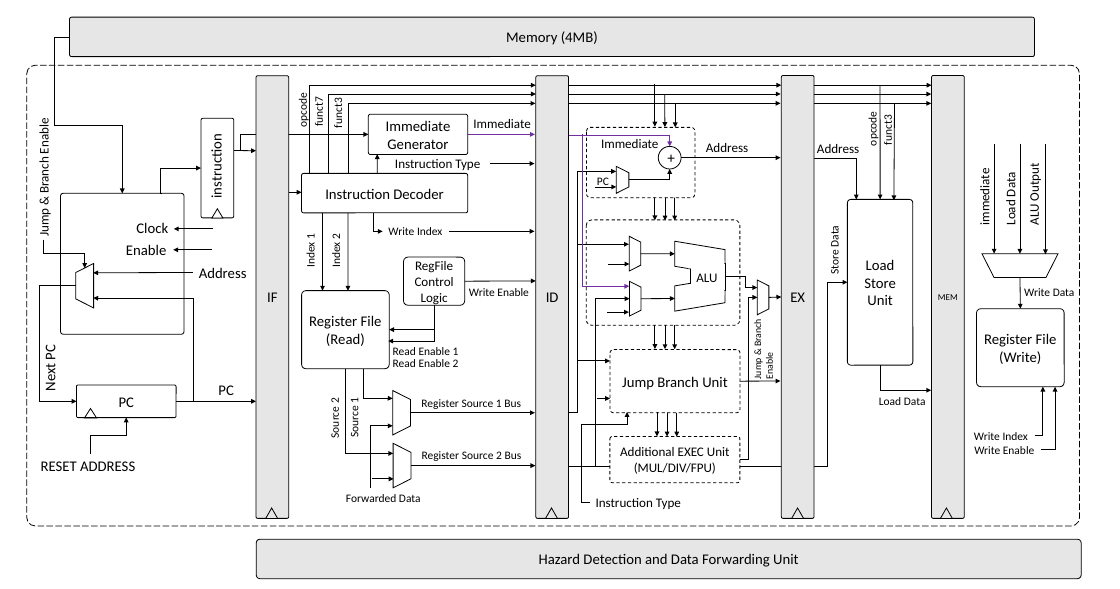
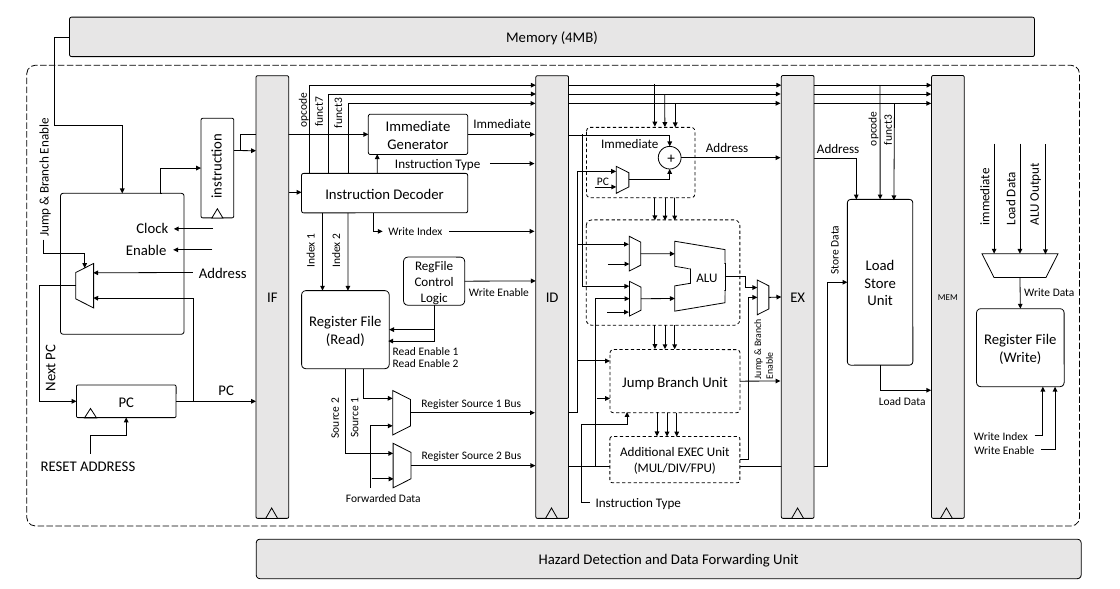
Before and after one commit to phoeniX-Digital-Design/phoeniX, a slide deck: slide 3 of Documents/Temporary_Documents/phoeniX Block diagram.pptx. Drawn at 1120x589 pixels with LibreOffice and Linux fonts; fonts in the diff are those of the drawing. Boxes give left, top, right and bottom in pixels: in the first picture for what was removed or moved away, otherwise in the second. Text is boxed around its words. In the diff, an @@ line names an element or a change of style, - is before the commit and + after.

Commit message:
📝 Minor edit in block diagram

```diff
--- a/Documents/Temporary_Documents/phoeniX Block diagram.pptx
+++ b/Documents/Temporary_Documents/phoeniX Block diagram.pptx
@@ arrow (467, 134) - (535, 134): stroke #7030A0 1 pt to #000000 1 pt @@
@@ elbow arrow (563, 135) - (670, 146): stroke #7030A0 1 pt to #000000 1 pt @@
@@ elbow arrow (583, 134) - (629, 286): stroke #7030A0 1 pt to #000000 1 pt @@
```
